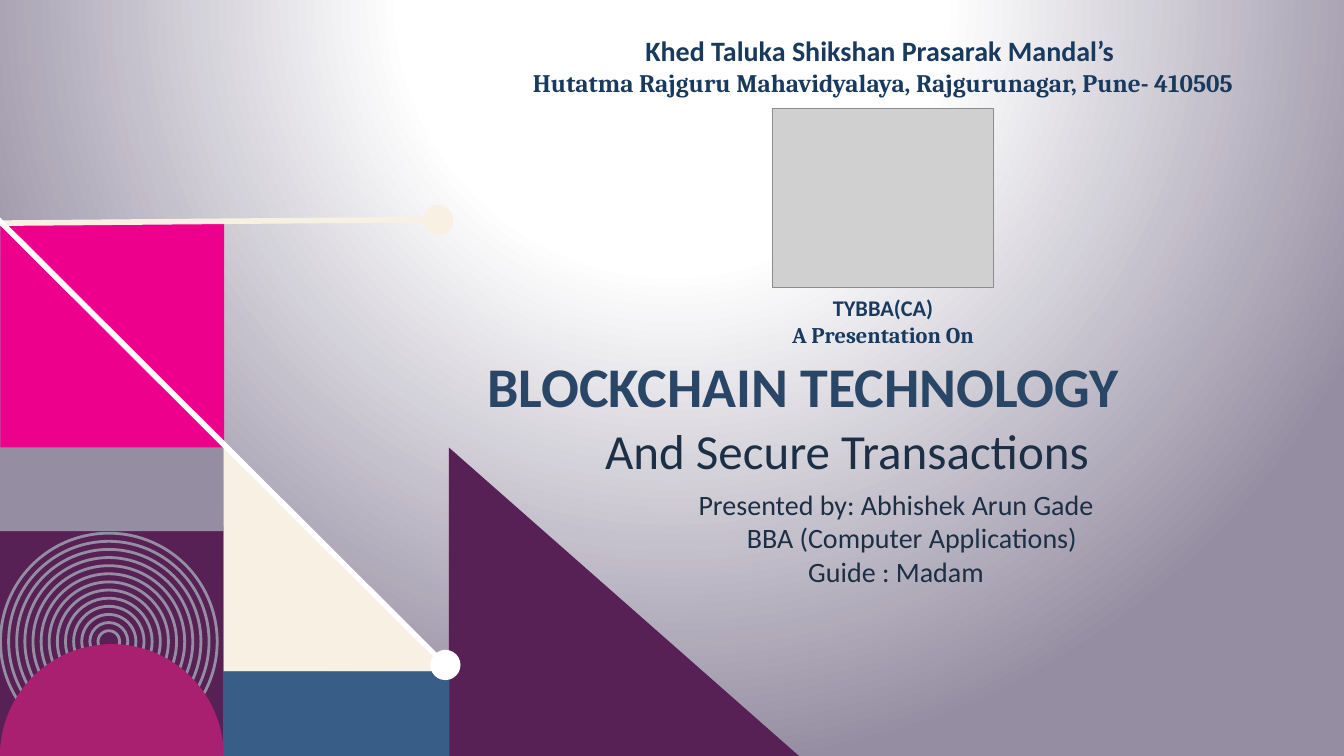
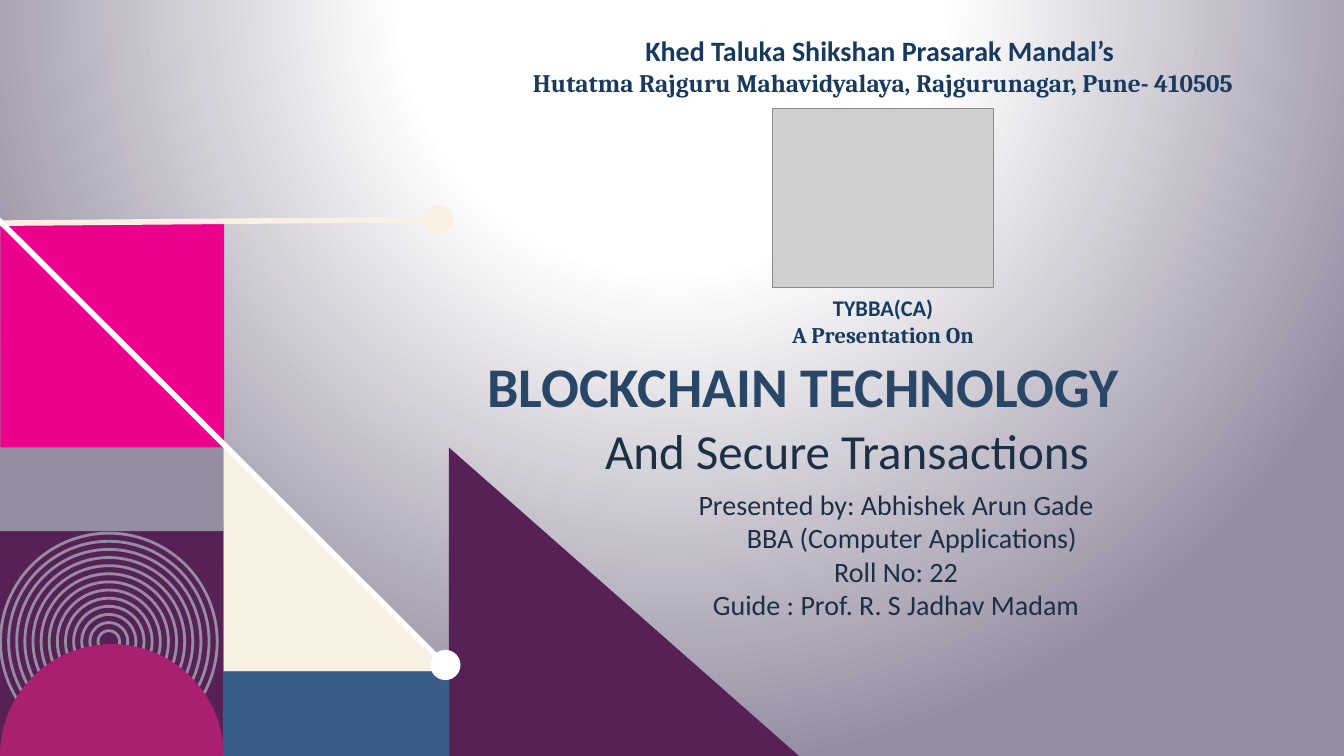
Before and after one commit to yashbhidawe/hrm-ppt, a slide deck: slide 1 of Abhishek Gade 22.pptx. Drawn at 1344x756 pixels with LibreOffice and Linux fonts; fonts in the diff are those of the drawing; grey boxes stand for pictures; background and template pictures are left out. Boxes give left, top, right and bottom in pixels: in the first picture for what was removed or moved away, otherwise in the second. Text is boxed around its words. In the diff, an @@ line names an element or a change of style, - is before the commit and + after.

Commit message:
add aarti and  tanvi's ppt

```diff
--- a/Abhishek Gade 22.pptx
+++ b/Abhishek Gade 22.pptx
@@ text at [713, 562, 1079, 615]: text changed @@
-Guide : Madam
+Roll No: 22
+Guide : Prof. R. S Jadhav Madam
```
Also in this commit, not shown: 3 other files.
